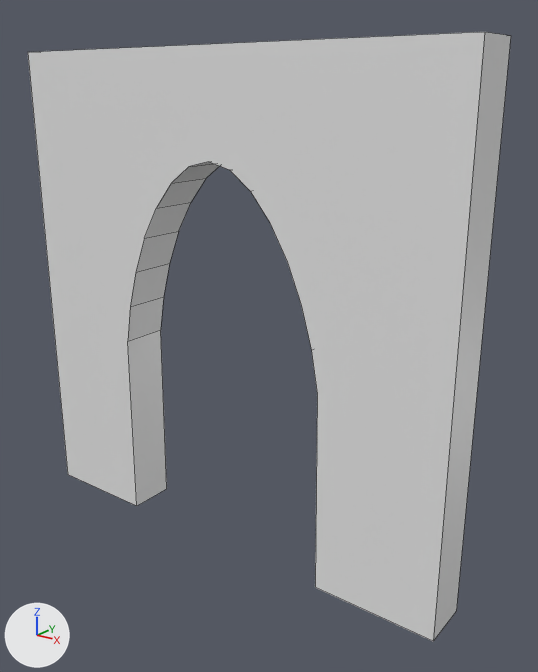
The Blender file GothicChurch.blend, before and after one commit.
One viewpoint serves both versions: a 50 mm lens placed at (5.68, -4.16, 3.71), pointed at (2.29, 0.35, 1.84). Lighting does not change. The marker at lower left points along +X, +Y and +Z. Mesh edges are drawn as thin lines.

The older version as bpy lines, for what is in view:
```python
me_cube = bpy.data.meshes.new('Cube')
me_cube.from_pydata(...)  # 42 vertices, 23 faces; spans x 0.0..4.0, y 0.0..0.4, z 0.0..4.0
me_cube.materials.append(mat_material)  # white #e7e7e7
ob_wall = bpy.data.objects.new('Wall', me_cube)
ob_wall.location = (0.0, 0.0, 0.0)
```
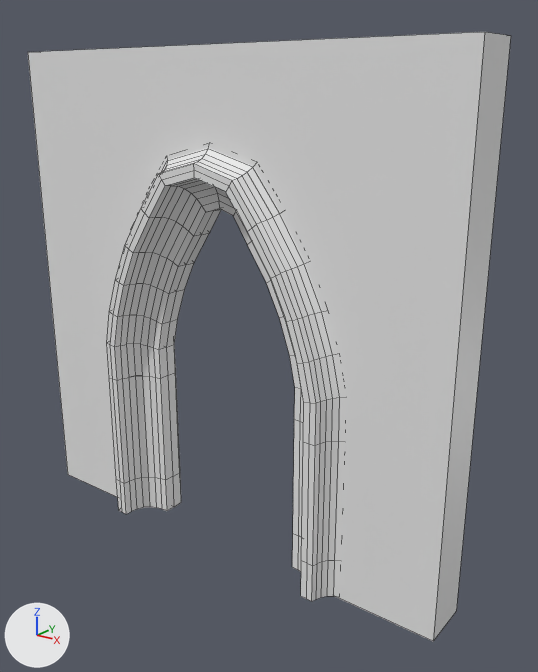
ob_door_mirror is not drawn itself; it is used by a modifier of ob_cube.

The change in detail:
Mesh me_cube_002 is new.
It has 209 vertices, 192 faces and spans x -1.24..0.1, y 0.64..0.99, z 0.0..3.45.
Object 'Door Mirror' (ob_door_mirror) is new.
Its parent is ob_doorway.
Its location is (2.0, 0.2, 0.0).
Object 'Cube' (ob_cube) is new; it shows me_cube_002.
Its location is (1.904, -0.792, 0.0).
It gains a MIRROR modifier named 'Mirror'.
Modifier setting: use_axis = (True, True, False).
Modifier setting: use_clip = True.
Modifier setting: mirror_object = ob_door_mirror.

Changed parts and their boxes [x1, y1, x2, y2] in the pictures (538 x 672 px):
'Cube', added
    after: [107, 148, 341, 601]
